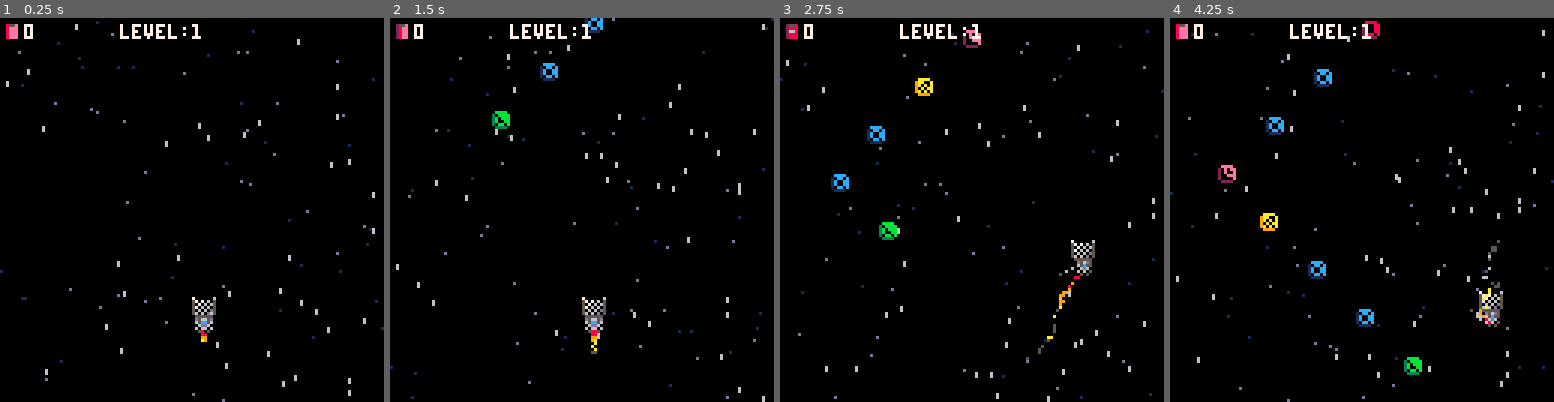
Above: before the commit, frames 1-4 (left to right).
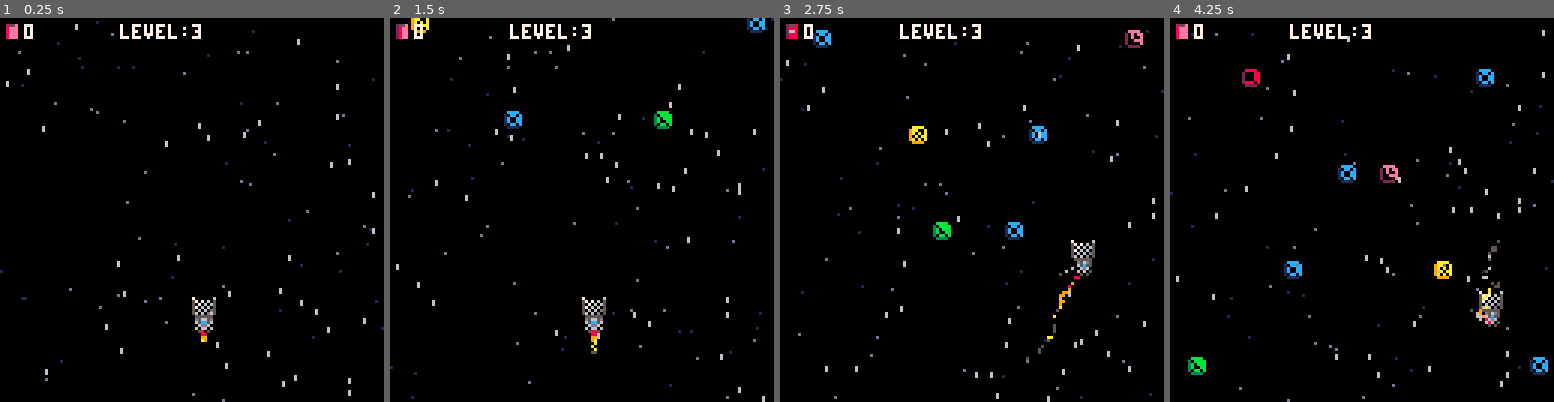
Above: after the commit, the same moments.

Repository: jacobneal65/drop-p8
Game: PICO-8 cartridge drop.p8
Two runs of this game, one before a commit and one after it. Both use one fixed random seed, a clock stepped at 60 frames per second and the inputs below.
Inputs:
- Up to frame 1 (0.25 s): no input
- Up to frame 2 (1.5 s): no input
- Up to frame 3 (2.75 s): hold Right 1.6-2.1 s; hold Up 2.15-2.42 s; hold Right from 2.47 s (still down)
- Up to frame 4 (4.25 s): release Right at 3.03 s; hold Left 3.08-3.58 s; hold Down 3.63-3.97 s; hold Right from 4.02 s (still down)

The runs differ from the first frame. In frame 1, less than 0.1% of the frame differs, in the area x 50-53%, y 1-5%; in frame 2, 0.9%; in frame 3, 1.6%; in frame 4, 2.3%, in the area x 4-99%, y 0-93%.

Commit message:
cross patter

Diff:
--- a/drop.p8
+++ b/drop.p8
@@ -27,7 +27,7 @@
 
 	grav=1
 	frict=0.90
-	level=1
+	level=3
 	pt=0
 	t=0
 	--stars
@@ -131,19 +131,25 @@
 --2=wave l
 function load_trash()
 
-	l_patrn={1,2}
 	l_amnt={10,10,10,10,10}
 	l_dir={-1,1}
 
 
 	for i=1,l_amnt[level] do
 		--starting x
+		local _i=i
+		--cross pattern
+		--two start at same point
+		if level==3 and i%2==0 then
+			_i=(i-1)
+		end
  	local sx=t_x_start(i)--flr(rnd(110)+5)
  	trash={
  		sprite=flr(rnd(t_cnt)+t_start),
  		x=sx,
  		bx=sx,--base x
- 		y=i*(-t_itrvl),
+ 		y=_i*(-t_itrvl),
+ 		i=i,
  	}
  	add(trashs,trash)
  end
@@ -163,6 +169,7 @@
 			sfx(1)
 		end
 
+		--trash survived
 		if trash.y>t_ybnd then
 			del(trashs,trash)
 			sfx(0)
@@ -177,9 +184,14 @@
 end
 
 function t_x_start(i)
-
- if l_patrn[level]==1 then
+ if level<3 then
  	return 64
+ elseif level==3 then
+	 local _x=6
+		if i%2==1 then
+			_x=118
+		end
+ 	return _x
  end
  --start in middle area
  --flr(rnd(48)+40)
@@ -188,16 +200,29 @@
 
 function trash_pattern(_t)
 	local _y,_x=_t.y,_t.x
-	if level==1 or level==2 then
-		return zig_pattern(_x,_y)
-	end
-end
-
-function zig_pattern(_x,_y)
+	if level<3 then
+		return zig_p(_x,_y)
+	elseif level==3 then
+		return cros_p(_x,_y,_t.i)
+	end
+end
+
+function zig_p(_x,_y)
 	if _y >= 0 and _y < 50 then
 		_x+=l_dir[level]
 	elseif _y >=50 then
 		_x-=l_dir[level]
+	end
+	return _x
+end
+
+function cros_p(_x,_y,i)
+	if _y >= 0 then
+		local c_dir=1
+		if i%2==1 then
+			c_dir=-1
+		end
+		_x+=c_dir
 	end
 	return _x
 end
